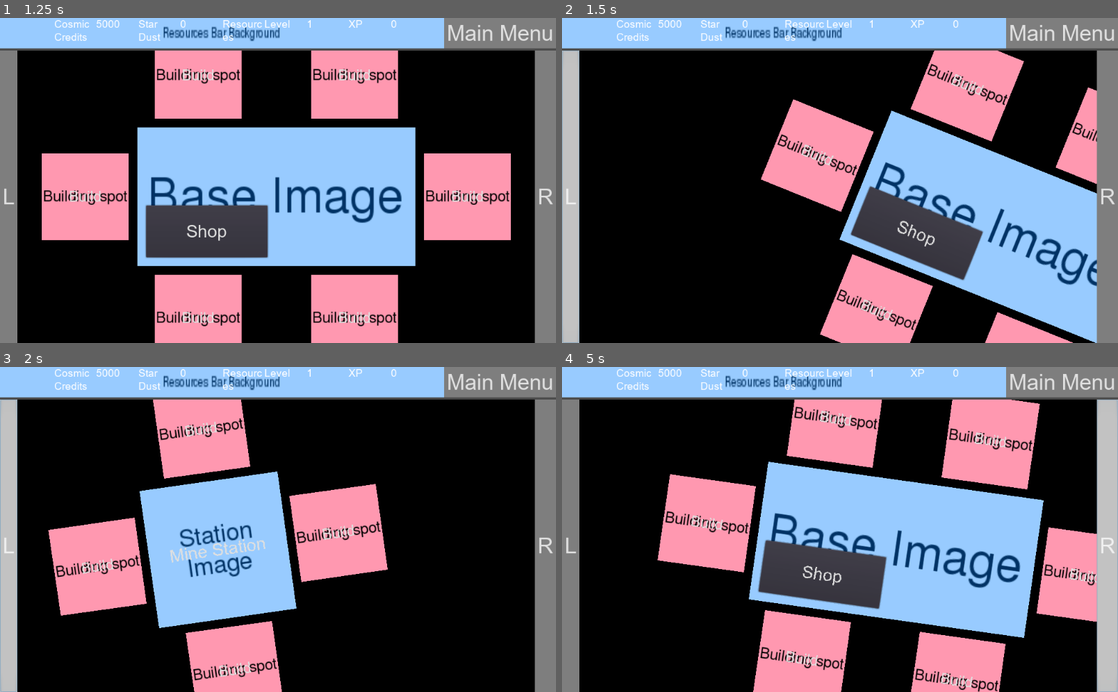
Above: before the commit, frames 1-4 (two rows, left to right).
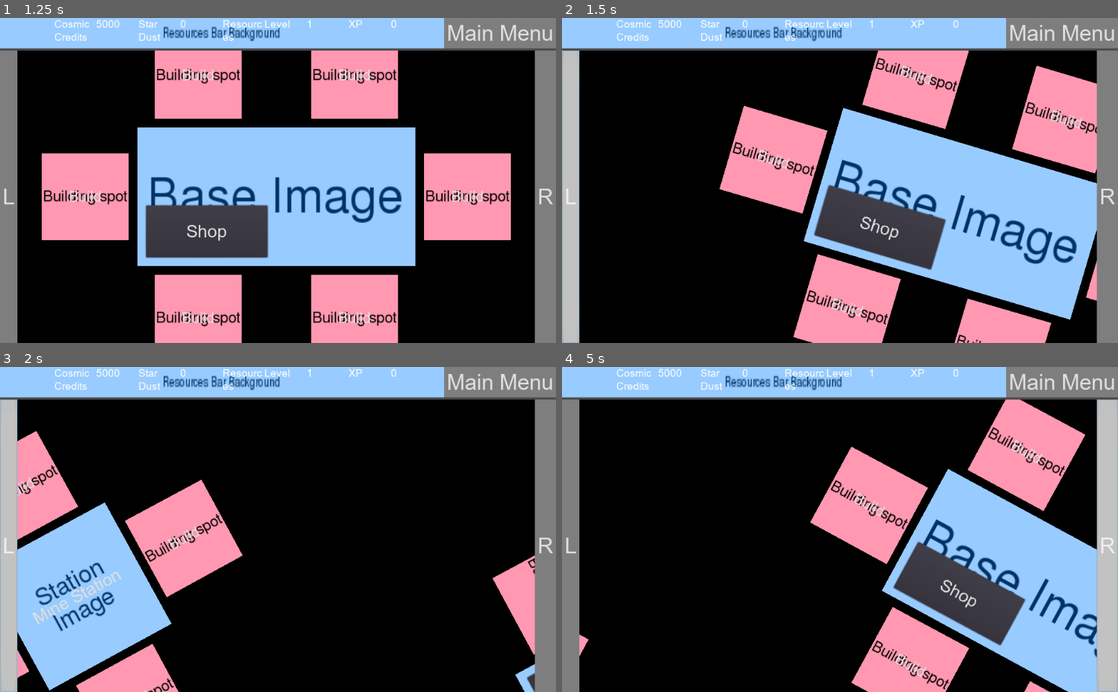
Above: after the commit, the same moments.

Repository: VB-s-game-dev-team/teraformer-game
Game: Godot game, scene res://MainScene.tscn
Same seed, same stepped clock (60 frames per second), same inputs: the game is played once before the commit and once after it.
Inputs:
- Up to frame 1 (1.25 s): click "Play" at 0.5 s
- Up to frame 2 (1.5 s): click "L" at 1.25 s
- Up to frame 3 (2 s): no input
- Up to frame 4 (5 s): click "Mine Station" at 2 s; click "Build" at 2.75 s; click "Accept" at 3.5 s; click "R" at 4.25 s

Frame 1 is identical in both runs. In frame 2, 25% of the frame differs, in the area x 28-97%, y 9-100%; in frame 3, 37%; in frame 4, 42%, in the area x 3-97%, y 9-100%.

Commit message:
Volf je kretén
Volf je kretén Volf je kretén Volf je kreténVolf je kreténVolf je kreténVolf je kreténVolf je kreténv

Diff:
--- a/Planet/PlanetRotationNode.gd
+++ b/Planet/PlanetRotationNode.gd
@@ -2,24 +2,26 @@
 
 var _planet_rotation_speed := 1.0
 var _planet_rotation_direction := 0
-var _planet_rotation_duration := 750.0
-var _rotation_timer := OS.get_ticks_msec()
 var _was_rotating := false
 var rotation_position := 0
 
+var _total_delta := 0.0
+var _max_delta := 1.0  # Duration
+
 func _process(delta: float) -> void:
-	if _rotation_timer + _planet_rotation_duration - 1000 * delta > OS.get_ticks_msec():
+	if _total_delta <= _max_delta:
+		_total_delta += delta
 		rotate(delta * _planet_rotation_direction * _planet_rotation_speed * PI / 2)
 	elif _was_rotating:
 		_terminate_rotation()
 
 # Set rotation variables and disable input
 func _initiate_rotation(new_direction: int)	-> void:
+	_total_delta = 0.0
 	_was_rotating = true
 	get_tree().get_root().set_disable_input(true)
 	_planet_rotation_direction = new_direction
-	_planet_rotation_speed = 1000.0 / _planet_rotation_duration
-	_rotation_timer = OS.get_ticks_msec()
+	_planet_rotation_speed = 1.0 / _max_delta
 	rotation_position = (rotation_position + new_direction) % 4
 
 # Fix any rotation errors and enable input
